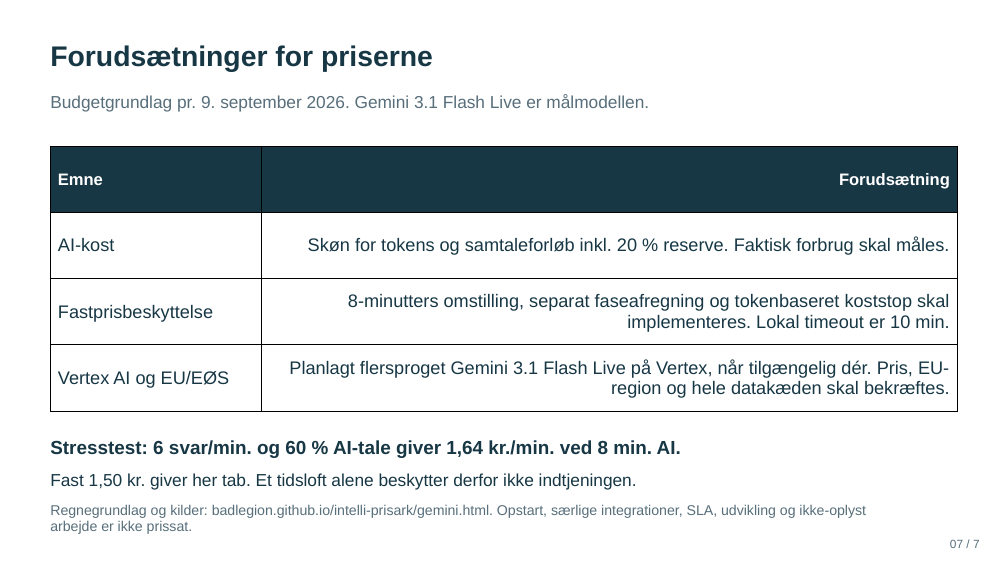
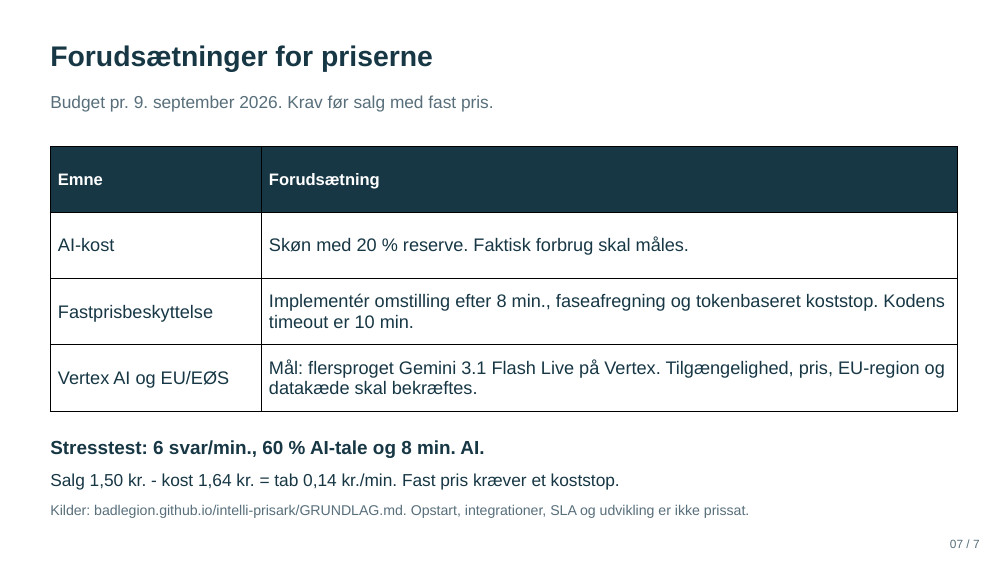
Before and after one commit to BadLegion/intelli-prisark, a slide deck: slide 7 of INTELLI-prispraesentation.pptx. Drawn at 1008x567 pixels with LibreOffice and Linux fonts; fonts in the diff are those of the drawing. Boxes give left, top, right and bottom in pixels: in the first picture for what was removed or moved away, otherwise in the second. Text is boxed around its words. In the diff, an @@ line names an element or a change of style, - is before the commit and + after.

```diff
--- a/INTELLI-prispraesentation.pptx
+++ b/INTELLI-prispraesentation.pptx
@@ text at [50,95,494,112]: text changed @@
-Budgetgrundlag pr. 9. september 2026. Gemini 3.1 Flash Live er målmodellen.
+Budget pr. 9. september 2026. Krav før salg med fast pris.
@@ table at [51,147,958,411] @@
-row 2, column 2: Skøn for tokens og samtaleforløb inkl. 20 % reserve. Faktisk forbrug skal måles.
+row 2, column 2: Skøn med 20 % reserve. Faktisk forbrug skal måles.
-row 3, column 2: 8-minutters omstilling, separat faseafregning og tokenbaseret koststop skal implementeres. Lokal timeout er 10 min.
+row 3, column 2: Implementér omstilling efter 8 min., faseafregning og tokenbaseret koststop. Kodens timeout er 10 min.
-row 4, column 2: Planlagt flersproget Gemini 3.1 Flash Live på Vertex, når tilgængelig dér. Pris, EU-region og hele datakæden skal bekræftes.
+row 4, column 2: Mål: flersproget Gemini 3.1 Flash Live på Vertex. Tilgængelighed, pris, EU-region og datakæde skal bekræftes.
@@ alignment right to left @@
@@ text at [50,440,484,458]: text changed @@
-Stresstest: 6 svar/min. og 60 % AI-tale giver 1,64 kr./min. ved 8 min. AI.
+Stresstest: 6 svar/min., 60 % AI-tale og 8 min. AI.
@@ text at [50,473,620,490]: text changed @@
-Fast 1,50 kr. giver her tab. Et tidsloft alene beskytter derfor ikke indtjeningen.
+Salg 1,50 kr. - kost 1,64 kr. = tab 0,14 kr./min. Fast pris kræver et koststop.
@@ text at [50,504,749,518]: text changed @@
-Regnegrundlag og kilder: badlegion.github.io/intelli-prisark/gemini.html. Opstart, særlige integrationer, SLA, udvikling og ikke-oplyst arbejde er ikke prissat.
+Kilder: badlegion.github.io/intelli-prisark/GRUNDLAG.md. Opstart, integrationer, SLA og udvikling er ikke prissat.
```
Also in this commit, not shown: 6 other slides changed, 4 other files.
